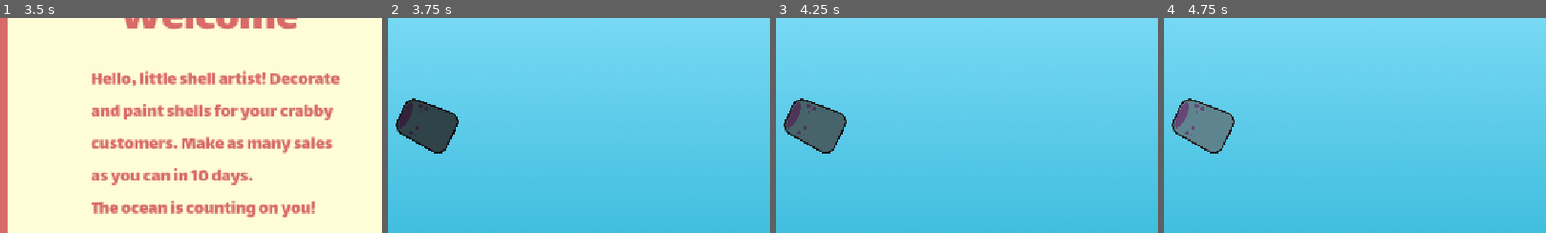
Above: before the commit, frames 1-4 (left to right).
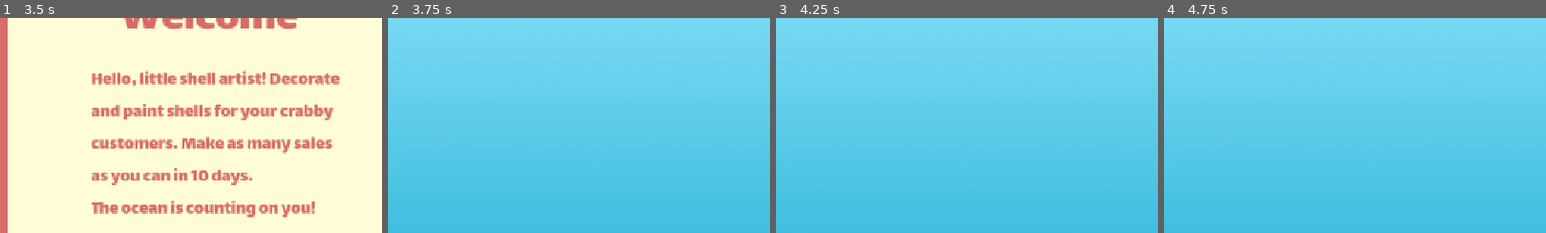
Above: after the commit, the same moments.

Repository: vishyyyyyyyyy/shell-we-decorate
Game: Godot game, scene res://scenes/menu.tscn
Same seed, same stepped clock (60 frames per second), same inputs: the game is played once before the commit and once after it.
Inputs (mouse positions are % of the whole screen's width and height, from its top left):
- Up to frame 1 (3.5 s): tap Enter at 0.5, 2 s; move the mouse to (49, 86) at 0.52 s; hold Right 0.53-1.28 s; tap Alt at 0.6, 2.1 s; click (49, 86) at 0.67 s; tap Space at 1.25, 2.75 s; move the mouse to (18, 88) at 1.27 s; hold Down 1.28-2.03 s; tap Shift at 1.35, 2.85 s; click (18, 88) at 1.42 s; move the mouse to (85, 9) at 2.02 s; hold Right 2.03-2.78 s; click (85, 9) at 2.17 s; move the mouse to (95, 9) at 2.77 s; hold Up from 2.78 s (still down); click (95, 9) at 2.92 s
- Up to frame 2 (3.75 s): tap Enter at 3.5 s; move the mouse to (48, 80) at 3.52 s; release Up at 3.53 s; hold Left from 3.53 s (still down); tap Alt at 3.6 s; click (48, 80) at 3.67 s
- Up to frame 3 (4.25 s): keep holding Left
- Up to frame 4 (4.75 s): keep holding Left; move the mouse to (20, 35) at 4.27 s; tap Shift at 4.35 s; click (20, 35) at 4.42 s
The pictures show only the part of the screen within x 22-72%, y 24-74%; the shares and areas given below are measured in that part.

Frame 1 is identical in both runs. In frame 2, 2.8% of the frame differs, in the area x 2-19%, y 37-64%; in frame 3, 2.8%; in frame 4, 2.8%.

Commit message:
fix: show crab extras at correct spot

Diff:
--- a/new-game-project/scenes/game.tscn
+++ b/new-game-project/scenes/game.tscn
@@ -346,6 +346,9 @@
 &"fadeinday": SubResource("Animation_pr1ej")
 }
 
+[sub_resource type="Animation" id="Animation_3hbvx"]
+length = 0.001
+
 [sub_resource type="Animation" id="Animation_o8ni1"]
 resource_name = "extra_leave1"
 length = 0.5
@@ -566,9 +569,6 @@
 "values": [Vector2(0.2651, 0.2651)]
 }
 
-[sub_resource type="Animation" id="Animation_3hbvx"]
-length = 0.001
-
 [sub_resource type="Animation" id="Animation_q8j3a"]
 resource_name = "extra_leave2"
 length = 0.5
@@ -1129,44 +1129,44 @@
 
 [node name="Barnacle2" type="Sprite2D" parent="Crab"]
 visible = false
-position = Vector2(308, 317)
-rotation = -1.12826
+position = Vector2(657.365, 326.197)
+rotation = 0.715015
 scale = Vector2(0.229093, 0.229093)
 texture = ExtResource("37_ms3bu")
 
 [node name="Barnacle" type="Sprite2D" parent="Crab"]
 visible = false
-position = Vector2(727, 197)
-rotation = 0.434868
-scale = Vector2(0.266034, 0.266034)
+position = Vector2(620, 61)
+rotation = -0.81417
+scale = Vector2(0.133299, 0.133299)
 texture = ExtResource("38_7ixpq")
 
 [node name="Ribbon" type="Sprite2D" parent="Crab"]
 visible = false
-position = Vector2(411, 169)
-rotation = -0.252081
-scale = Vector2(0.385301, 0.385301)
+position = Vector2(509, 318)
+rotation = 0.167006
+scale = Vector2(0.305973, 0.305973)
 texture = ExtResource("20_7025r")
 
 [node name="Star3" type="Sprite2D" parent="Crab"]
 visible = false
-position = Vector2(397, 367)
+position = Vector2(556, 230)
 rotation = -1.86552
 scale = Vector2(0.187317, 0.187317)
 texture = ExtResource("23_pr1ej")
 
 [node name="Star4" type="Sprite2D" parent="Crab"]
 visible = false
-position = Vector2(714, 342)
+position = Vector2(646, 261)
 rotation = 0.490134
-scale = Vector2(0.2651, 0.2651)
+scale = Vector2(0.157792, 0.157792)
 texture = ExtResource("24_05nbr")
 
 [node name="Star5" type="Sprite2D" parent="Crab"]
 visible = false
-position = Vector2(598, 248)
+position = Vector2(658, 139)
 rotation = 0.677935
-scale = Vector2(0.288499, 0.288499)
+scale = Vector2(0.209282, 0.209282)
 texture = ExtResource("41_8ool0")
 
 [node name="Crab" type="Sprite2D" parent="Crab"]
--- a/new-game-project/scripts/game.gd
+++ b/new-game-project/scripts/game.gd
@@ -65,7 +65,6 @@
 	$info.visible=true
 	$info/Area2D.visible=true
 	$Crab/Crab.visible = false
-	$Crab/Barnacle2.visible=true
 	#end_day()
 	$"end day/shop".shop.connect(shop)
 	$"end day/newday".newday.connect(new_day)
@@ -288,6 +287,30 @@
 			$orderrequest/ordershell1/yellow.visible=true
 		elif current_order["color"] == "pink":
 			$orderrequest/ordershell1/pink.visible=true
+		$Crab/Barnacle2.position = Vector2(308, 317)
+		$Crab/Barnacle2.rotation_degrees = -64.6
+		$Crab/Barnacle2.scale = Vector2(0.299, 0.299)
+
+		$Crab/Barnacle.position = Vector2(727, 197)
+		$Crab/Barnacle.scale = Vector2(0.266, 0.266)
+		$Crab/Barnacle.rotation_degrees = 24.9
+
+		$Crab/Ribbon.position = Vector2(411.0, 169.0)
+		$Crab/Ribbon.scale = Vector2(0.385, 0.385)
+		$Crab/Ribbon.rotation_degrees = -14.0
+
+		$Crab/Star3.position = Vector2(397, 367.0)
+		$Crab/Star3.scale = Vector2(0.187, 0.187)
+		$Crab/Star3.rotation_degrees = -106.9
+
+		$Crab/Star4.position = Vector2(714, 342.0)
+		$Crab/Star4.scale = Vector2(0.265, 0.265)
+		$Crab/Star4.rotation_degrees = 28.1
+
+		$Crab/Star5.position = Vector2(598.0,248.0)
+		$Crab/Star5.scale = Vector2(0.288,0.288)
+		$Crab/Star5.rotation_degrees = 38.8
+
 	if current_order["shape"] == "shell2":
 		$orderrequest/ordershell2.visible=true
 		#shell2 crab upgrade posiition
@@ -297,6 +320,30 @@
 			$orderrequest/ordershell2/yellow.visible=true
 		elif current_order["color"] == "pink":
 			$orderrequest/ordershell2/pink.visible=true
+
+		$Crab/Barnacle2.position = Vector2(337, 385)
+		$Crab/Barnacle2.rotation_degrees = -64.6
+		$Crab/Barnacle2.scale = Vector2(0.299, 0.299)
+
+		$Crab/Barnacle.position = Vector2(438, 108)
+		$Crab/Barnacle.scale = Vector2(0.266, 0.266)
+		$Crab/Barnacle.rotation_degrees = -20.3
+
+		$Crab/Ribbon.position = Vector2(717, 237.0)
+		$Crab/Ribbon.scale = Vector2(0.385, 0.385)
+		$Crab/Ribbon.rotation_degrees = 9.6
+
+		$Crab/Star3.position = Vector2(554, 235.0)
+		$Crab/Star3.scale = Vector2(0.187, 0.187)
+		$Crab/Star3.rotation_degrees = -106.9
+
+		$Crab/Star4.position = Vector2(367, 273.0)
+		$Crab/Star4.scale = Vector2(0.265, 0.265)
+		$Crab/Star4.rotation_degrees = 28.1
+
+		$Crab/Star5.position = Vector2(676.0,347.0)
+		$Crab/Star5.scale = Vector2(0.161,0.161)
+		$Crab/Star5.rotation_degrees = 38.8
 	if current_order["shape"] == "shell3":
 		$orderrequest/ordershell3.visible=true
 		#shell3 crab upgrade posiition
@@ -306,6 +353,30 @@
 			$orderrequest/ordershell3/yellow.visible=true
 		elif current_order["color"] == "pink":
 			$orderrequest/ordershell3/pink.visible=true
+
+		$Crab/Barnacle2.position = Vector2(657.365, 326.197)
+		$Crab/Barnacle2.rotation_degrees = 41
+		$Crab/Barnacle2.scale = Vector2(0.299, 0.299)
+
+		$Crab/Barnacle.position = Vector2(620, 61)
+		$Crab/Barnacle.scale = Vector2(0.133, 0.133)
+		$Crab/Barnacle.rotation_degrees = -46.6
+
+		$Crab/Ribbon.position = Vector2(509, 318)
+		$Crab/Ribbon.scale = Vector2(0.306, 0.306)
+		$Crab/Ribbon.rotation_degrees = 9.6
+
+		$Crab/Star3.position = Vector2(556, 230)
+		$Crab/Star3.scale = Vector2(0.187, 0.187)
+		$Crab/Star3.rotation_degrees = -106.9
+
+		$Crab/Star4.position = Vector2(646, 261.0)
+		$Crab/Star4.scale = Vector2(0.158, 0.158)
+		$Crab/Star4.rotation_degrees = 28.1
+
+		$Crab/Star5.position = Vector2(658.0, 139.0)
+		$Crab/Star5.scale = Vector2(0.209,0.209)
+		$Crab/Star5.rotation_degrees = 38.8
 
 	if stars == 3:
 		$orderrequest/Star.visible = true
